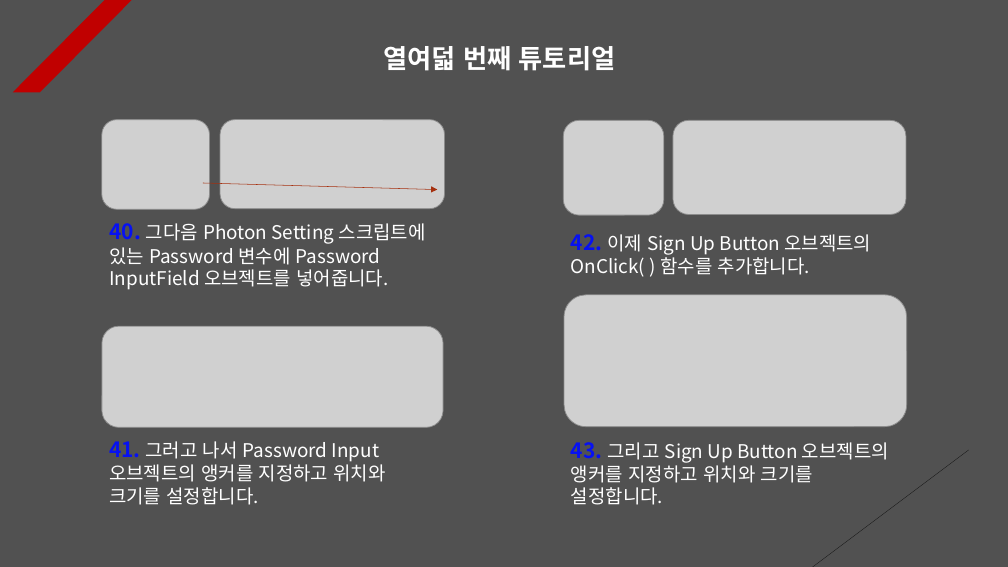
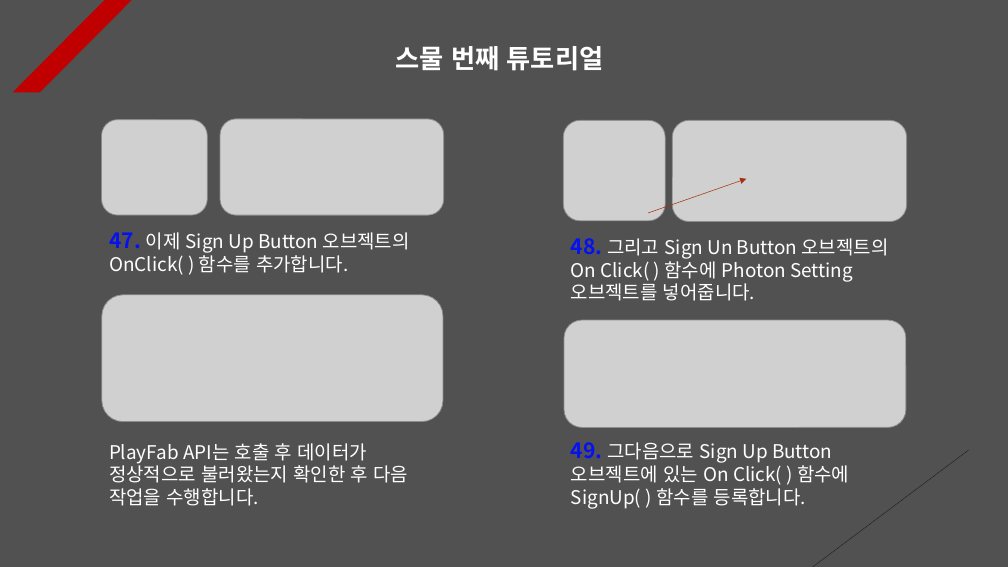
Before and after one commit to Unity2033/3D-UnityEngine, a slide deck: slide 20 of Assets/Class/Photon Server/PPT Data/Photon PlayFab.pptx (slide 18 before the commit). Drawn at 1008x567 pixels with LibreOffice and Linux fonts; fonts in the diff are those of the drawing; grey boxes stand for pictures. Boxes give left, top, right and bottom in pixels: in the first picture for what was removed or moved away, otherwise in the second. Text is boxed around its words. In the diff, an @@ line names an element or a change of style, - is before the commit and + after.

Commit message:
Photon Server Renewal
- Delete unnecessary game objects
  and code

- User nickname set to be saved
  when signing up for membership

- Photon Server PPT Data Update

- Fixed the problem of membership
  registration failure

```diff
--- a/Assets/Class/Photon Server/PPT Data/Photon PlayFab.pptx
+++ b/Assets/Class/Photon Server/PPT Data/Photon PlayFab.pptx
@@ text at [396,46,603,71]: text changed @@
-열여덟 번째 튜토리얼
+스물 번째 튜토리얼
@@ picture: place and size @@
-picture at [102,119,209,209]
+picture at [101,119,207,215]
@@ picture: place and size @@
-picture at [673,120,906,215]
+picture at [220,119,444,215]
@@ picture removed at [220,119,445,209] @@
@@ picture: place and size @@
-picture at [563,120,664,215]
+picture at [563,120,665,221]
@@ picture added at [672,120,907,222] @@
@@ arrow added from (648, 213) to (746, 178), #A5300F 0.5 pt dashed @@
@@ arrow removed from (203, 183) to (438, 190) @@
@@ text at [109,232,410,275]: text changed @@
-42. 이제 Sign Up Button 오브젝트의 OnClick( ) 함수를 추가합니다.
+47. 이제 Sign Up Button 오브젝트의 OnClick( ) 함수를 추가합니다.
@@ text removed at [109,223,426,290] @@
-40. 그다음 Photon Setting 스크립트에 있는 Password 변수에 Password InputField 오브젝트를 넣어줍니다.
@@ text added at [571,238,889,301], 18 pt, text #FFFFFF @@
+48. 그리고 Sign Un Button 오브젝트의 On Click( ) 함수에 Photon Setting 오브젝트를 넣어줍니다.
@@ picture: place and size @@
-picture at [102,326,443,427]
+picture at [102,295,443,422]
@@ picture: place and size @@
-picture at [564,295,907,426]
+picture at [564,320,906,427]
@@ text at [109,443,409,506]: text changed @@
-41. 그러고 나서 Password Input 오브젝트의 앵커를 지정하고 위치와 크기를 설정합니다.
+PlayFab API는 호출 후 데이터가 정상적으로 불러왔는지 확인한 후 다음 작업을 수행합니다.
@@ text at [571,442,849,509]: text changed @@
-43. 그리고 Sign Up Button 오브젝트의 앵커를 지정하고 위치와 크기를 설정합니다.
+49. 그다음으로 Sign Up Button 오브젝트에 있는 On Click( ) 함수에 SignUp( ) 함수를 등록합니다.
```
Also in this commit, not shown: 7 other slides changed, 3 slides added, 9 other files.
